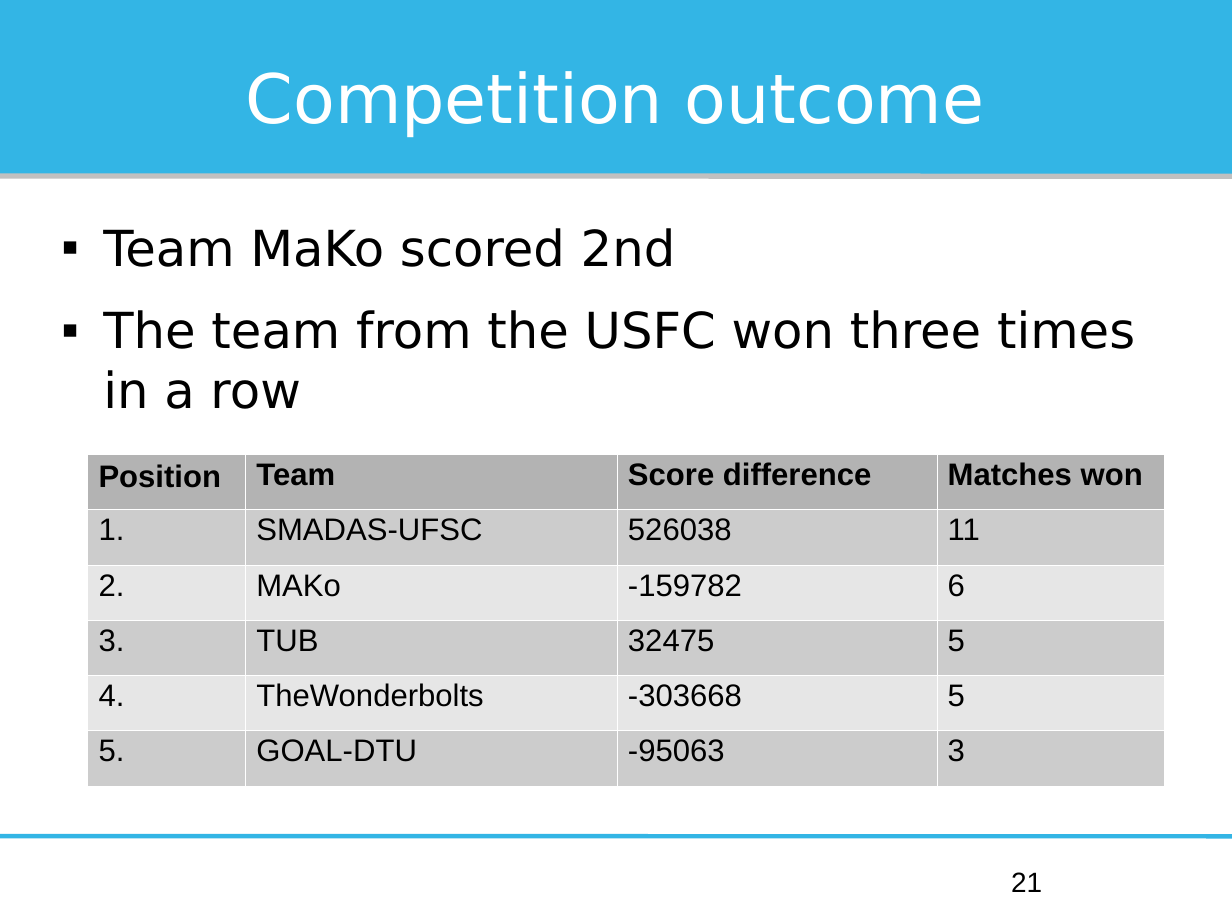
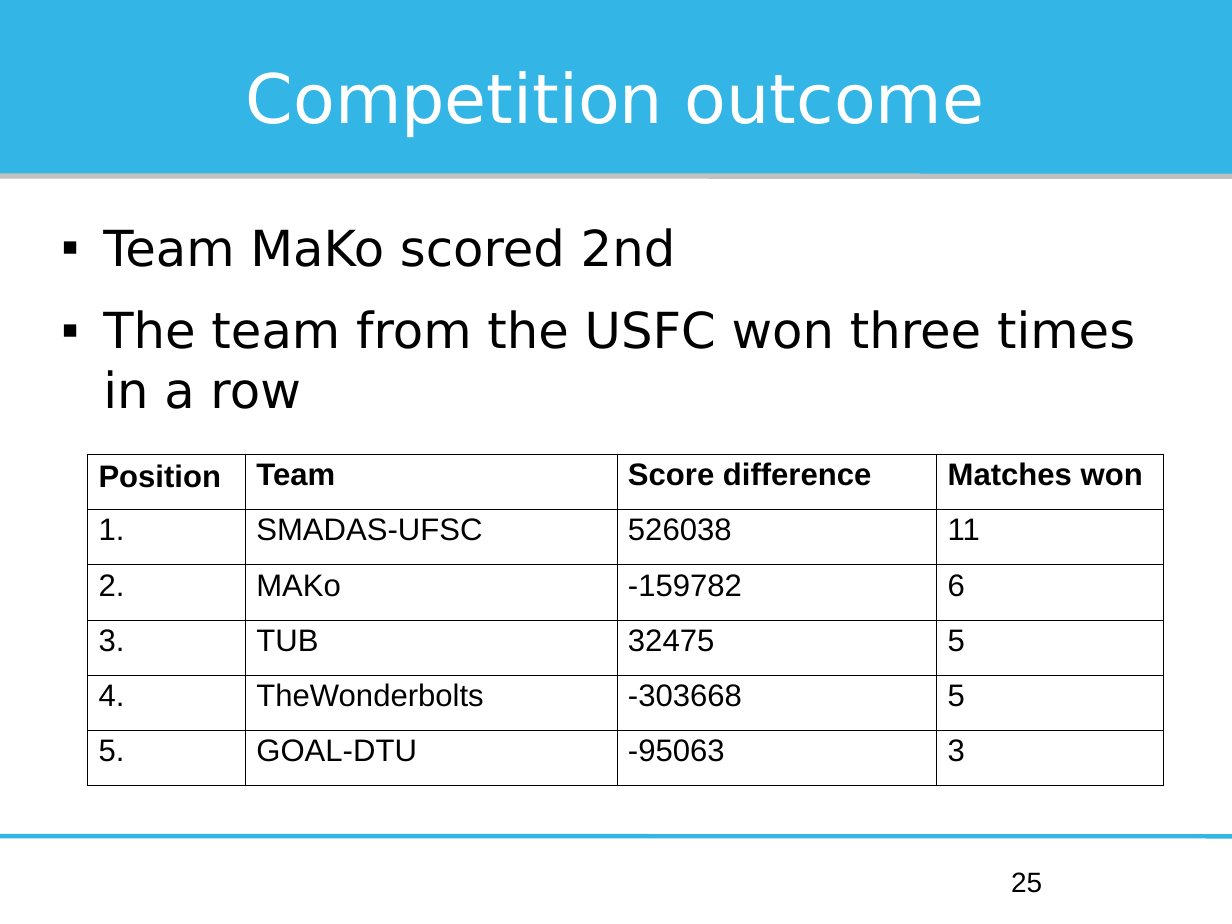
Before and after one commit to Institute-Web-Science-and-Technologies/mapc, a slide deck: slide 25 of Oberseminar/presentation.odp (slide 21 before the commit). Drawn at 1232x924 pixels with LibreOffice and Linux fonts; fonts in the diff are those of the drawing. Boxes give left, top, right and bottom in pixels: in the first picture for what was removed or moved away, otherwise in the second. Text is boxed around its words. In the diff, an @@ line names an element or a change of style, - is before the commit and + after.

```diff
--- a/Oberseminar/presentation.odp
+++ b/Oberseminar/presentation.odp
@@ table at box(87, 454, 1164, 786) @@
@@ fill #B3B3B3 to none in row 1 @@
@@ fill #CCCCCC to none in 12 cells @@
@@ fill #E6E6E6 to none in 8 cells @@
@@ borders changed @@
@@ page number at box(1011, 872, 1042, 893): text changed @@
-21
+25
```
Also in this commit, not shown: 10 other slides changed, 4 slides added, 1 other file.
